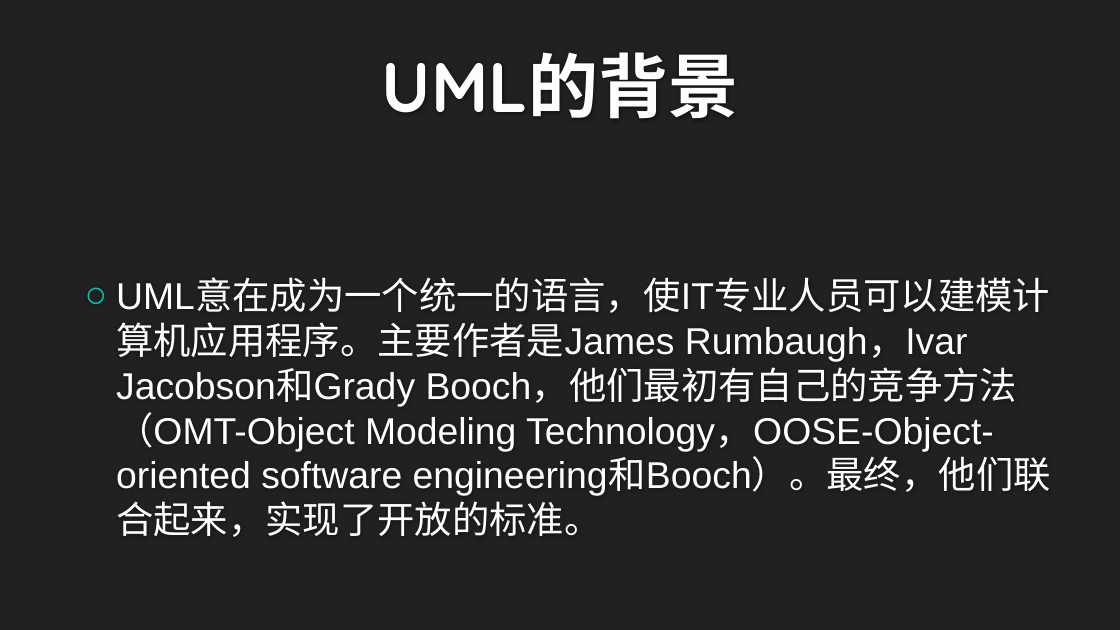
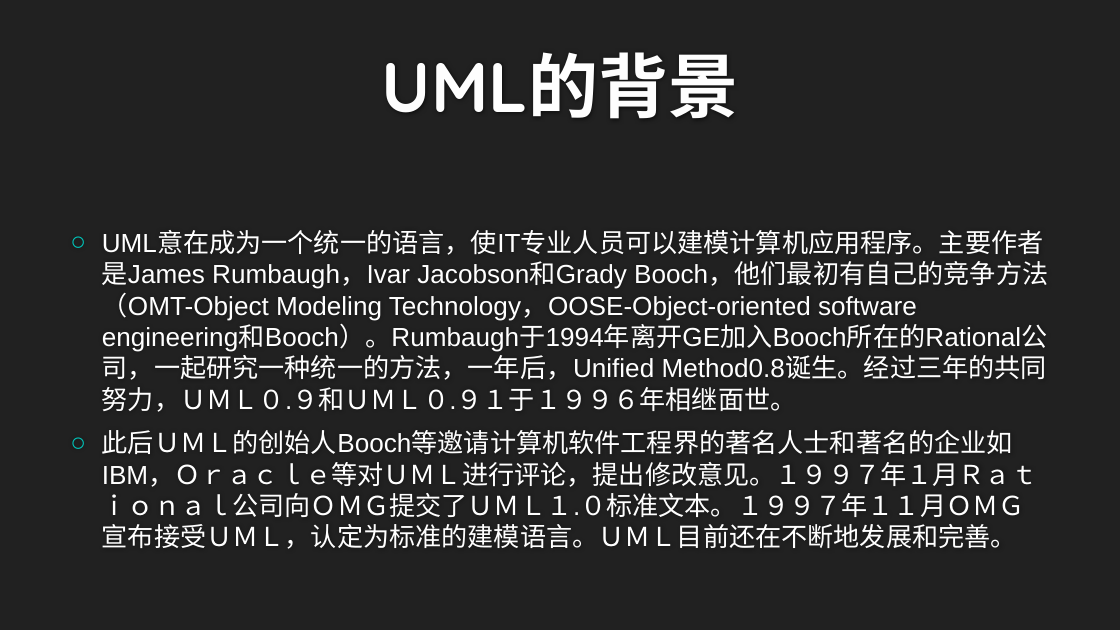
Before and after one commit to twn422/PRD2017, a slide deck: slide 4 of PRD-2017-G24/STW/非受控文件/翻转课堂作业/UML概述/UML概述.pptx. Drawn at 1120x630 pixels with LibreOffice and Linux fonts; fonts in the diff are those of the drawing; background and template pictures are left out. Boxes give left, top, right and bottom in pixels: in the first picture for what was removed or moved away, otherwise in the second. Text is boxed around its words. In the diff, an @@ line names an element or a change of style, - is before the commit and + after.

```diff
--- a/PRD-2017-G24/STW/非受控文件/翻转课堂作业/UML概述/UML概述.pptx
+++ b/PRD-2017-G24/STW/非受控文件/翻转课堂作业/UML概述/UML概述.pptx
@@ text at bbox=[102, 231, 1048, 549]: text changed; size 32 to 22.4 pt @@
-○ UML意在成为一个统一的语言，使IT专业人员可以建模计算机应用程序。主要作者是James Rumbaugh，Ivar Jacobson和Grady Booch，他们最初有自己的竞争方法（OMT-Object Modeling Technology，OOSE-Object-oriented software engineering和Booch）。最终，他们联合起来，实现了开放的标准。
+○ UML意在成为一个统一的语言，使IT专业人员可以建模计算机应用程序。主要作者是James Rumbaugh，Ivar Jacobson和Grady Booch，他们最初有自己的竞争方法（OMT-Object Modeling Technology，OOSE-Object-oriented software engineering和Booch）。Rumbaugh于1994年离开GE加入Booch所在的Rational公司，一起研究一种统一的方法，一年后，Unified Method0.8诞生。经过三年的共同努力，ＵＭＬ０.９和ＵＭＬ０.９１于１９９６年相继面世。
+○ 此后ＵＭＬ的创始人Booch等邀请计算机软件工程界的著名人士和著名的企业如IBM，Ｏｒａｃｌｅ等对ＵＭＬ进行评论，提出修改意见。１９９７年１月Ｒａｔｉｏｎａｌ公司向ＯＭＧ提交了ＵＭＬ１.０标准文本。１９９７年１１月ＯＭＧ宣布接受ＵＭＬ，认定为标准的建模语言。ＵＭＬ目前还在不断地发展和完善。
```
Also in this commit, not shown: 9 other slides changed, 2 slides added, 4 other files.
